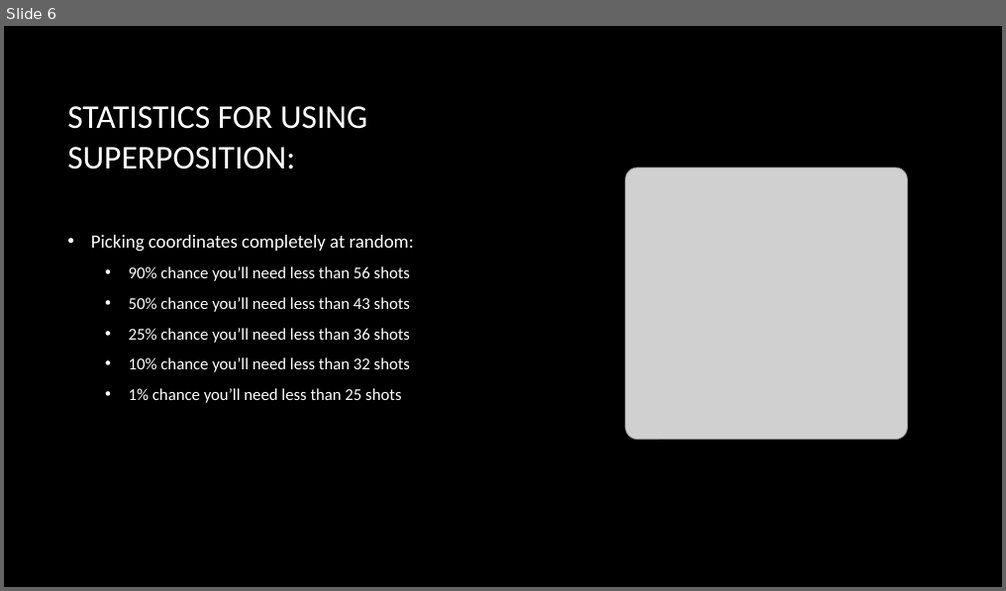
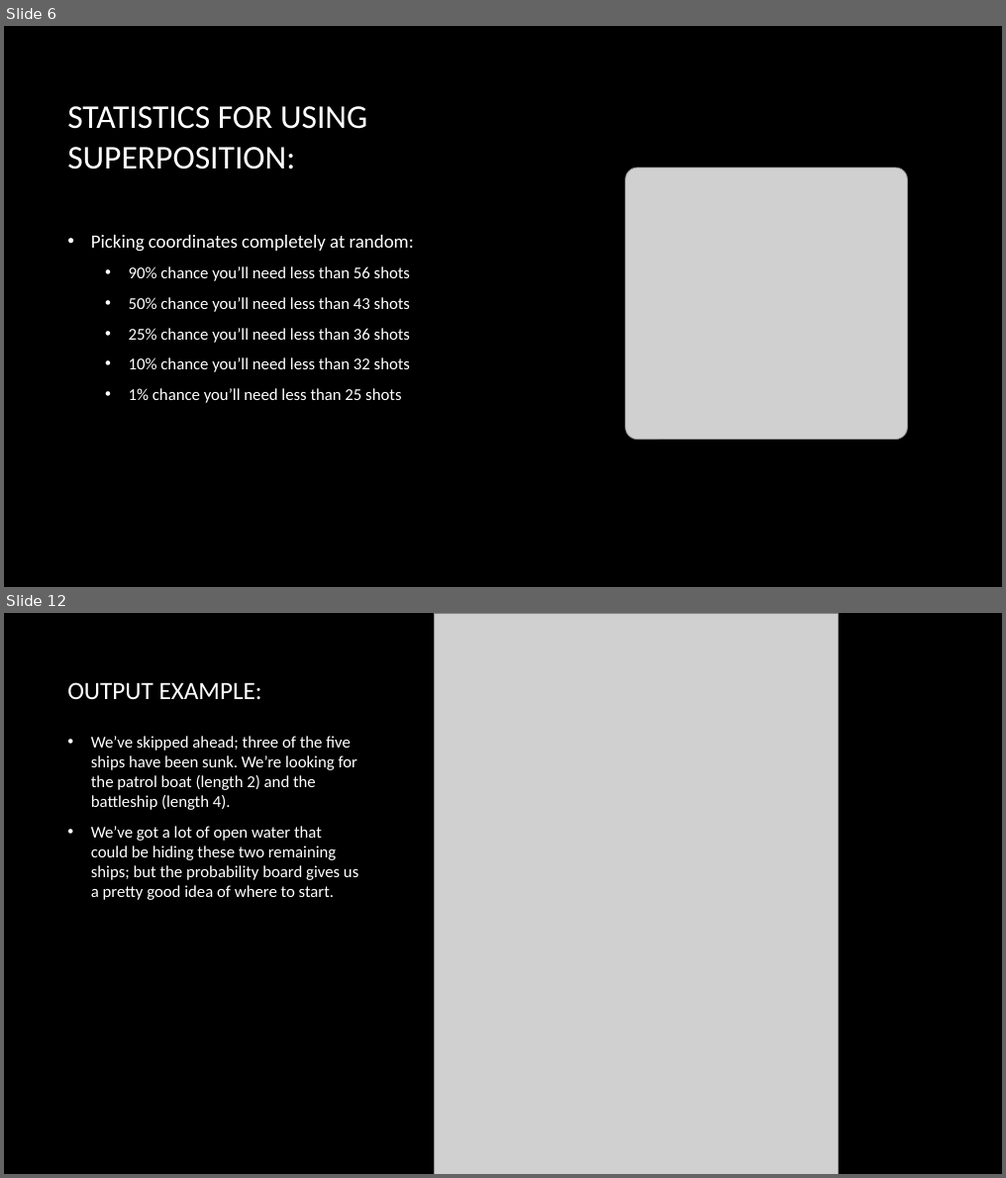
Before and after one commit to chestonthegray/cs5500-project, a slide deck: Project Presentation.pptx. Shown one above the other, each under a label of ours: slide 6 before the commit, slides 6 and 12 after it; the slides between them are not shown. The pictures are 1006x591 and 1006x1178 pixels, drawn with LibreOffice and Linux fonts; fonts in the diff are those of the drawing; grey boxes stand for pictures; background and template pictures are left out. Boxes give left, top, right and bottom in pixels: in the first picture for what was removed or moved away, otherwise in the second. Text is boxed around its words. In the diff, an @@ line names an element or a change of style, - is before the commit and + after.

```diff
--- a/Project Presentation.pptx
+++ b/Project Presentation.pptx
@@ slide 12 added at <box>4,613,1002,1174</box>, background picture (left out) @@
@@ picture added at <box>434,613,838,1174</box> @@
@@ title added at <box>67,682,262,700</box>, 24 pt, text #FFFFFF @@
+OUTPUT EXAMPLE:
@@ text added at <box>91,736,358,900</box>, 16 pt, text #FFFFFF @@
+• We’ve skipped ahead; three of the five ships have been sunk. We’re looking for the patrol boat (length 2) and the battleship (length 4).
+• We’ve got a lot of open water that could be hiding these two remaining ships; but the probability board gives us a pretty good idea of where to start.
```
Also in this commit, not shown: 10 other slides added.
